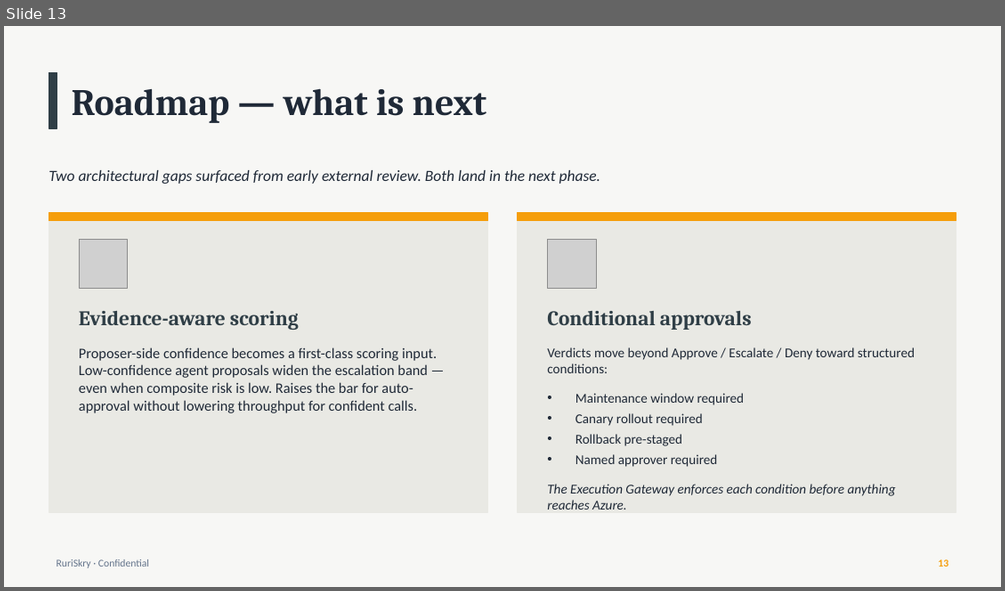
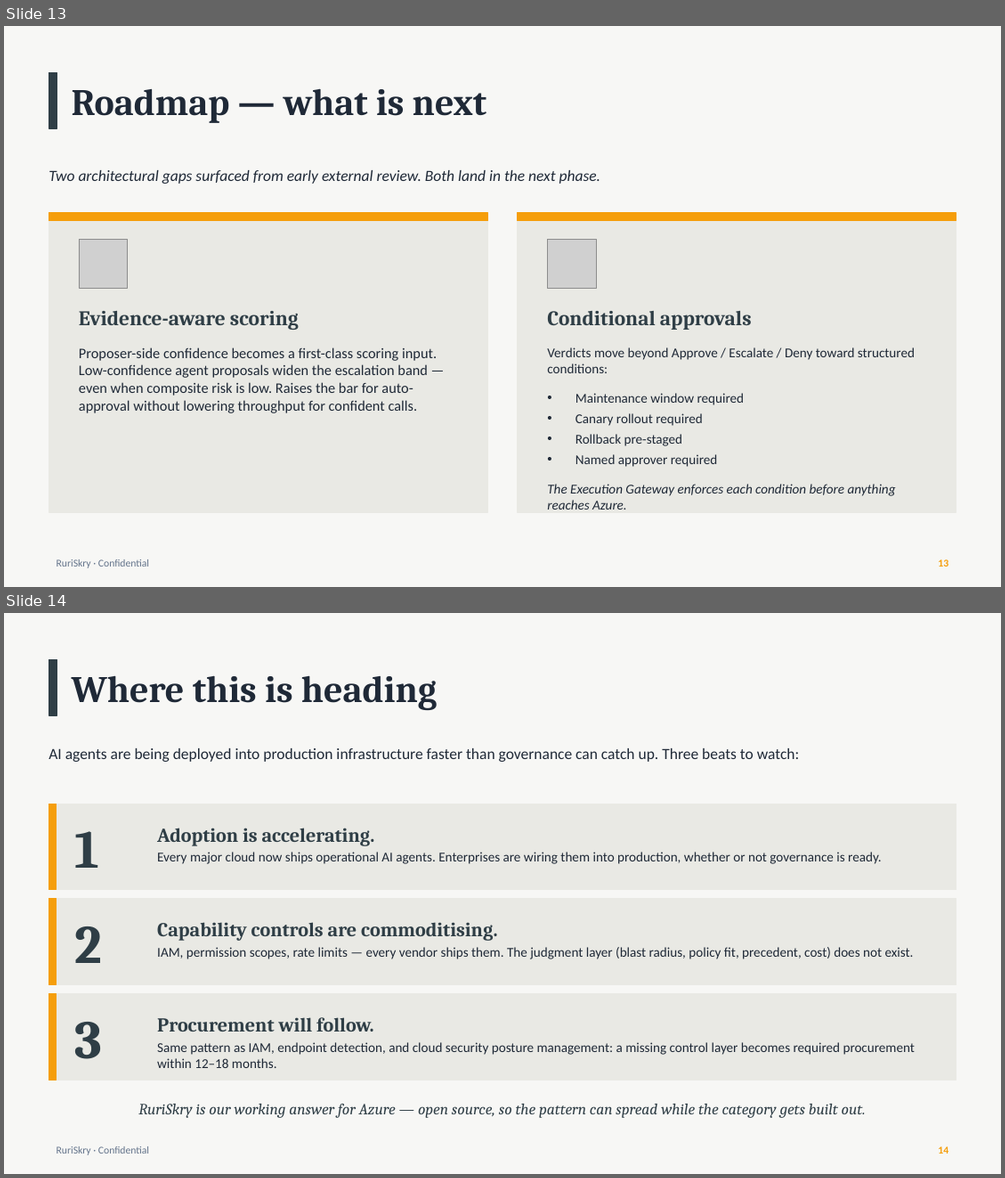
Before and after one commit to psc0des/sentinellayer, a slide deck: docs/RuriSkry-Exec-Deck.pptx. Shown one above the other, each under a label of ours: slide 13 before the commit, slides 13 and 14 after it. The pictures are 1005x591 and 1005x1178 pixels, drawn with LibreOffice and Linux fonts; fonts in the diff are those of the drawing; grey boxes stand for pictures. Boxes give left, top, right and bottom in pixels: in the first picture for what was removed or moved away, otherwise in the second. Text is boxed around its words. In the diff, an @@ line names an element or a change of style, - is before the commit and + after.

```diff
--- a/docs/RuriSkry-Exec-Deck.pptx
+++ b/docs/RuriSkry-Exec-Deck.pptx
@@ slide 14 added at [4, 613, 1001, 1174], background #F7F7F5 @@
@@ rectangle added at [48, 660, 57, 715], fill #2F3E46, outline #2F3E46 1 pt @@
@@ text added at [72, 675, 437, 711], 36 pt, text #1F2937, bold @@
+Where this is heading
@@ text added at [48, 748, 799, 762], 15 pt, text #1F2937 @@
+AI agents are being deployed into production infrastructure faster than governance can catch up. Three beats to watch:
@@ rectangle added at [48, 803, 956, 890], fill #E9E9E4, outline #E9E9E4 1 pt @@
@@ rectangle added at [48, 803, 57, 890], fill #F59E0B, outline #F59E0B 1 pt @@
@@ text added at [75, 831, 100, 868], 52 pt, text #2F3E46, bold @@
+1
@@ text added at [157, 827, 375, 846], 19 pt, text #2F3E46, bold @@
+Adoption is accelerating.
@@ text added at [157, 852, 881, 864], 13 pt, text #1F2937 @@
+Every major cloud now ships operational AI agents. Enterprises are wiring them into production, whether or not governance is ready.
@@ rectangle added at [48, 899, 956, 985], fill #E9E9E4, outline #E9E9E4 1 pt @@
@@ rectangle added at [48, 899, 57, 985], fill #F59E0B, outline #F59E0B 1 pt @@
@@ text added at [75, 926, 103, 963], 52 pt, text #2F3E46, bold @@
+2
@@ text added at [157, 922, 498, 941], 19 pt, text #2F3E46, bold @@
+Capability controls are commoditising.
@@ text added at [157, 947, 914, 959], 13 pt, text #1F2937 @@
+IAM, permission scopes, rate limits — every vendor ships them. The judgment layer (blast radius, policy fit, precedent, cost) does not exist.
@@ rectangle added at [48, 994, 956, 1079], fill #E9E9E4, outline #E9E9E4 1 pt @@
@@ rectangle added at [48, 994, 57, 1079], fill #F59E0B, outline #F59E0B 1 pt @@
@@ text added at [75, 1022, 103, 1059], 52 pt, text #2F3E46, bold @@
+3
@@ text added at [157, 1017, 374, 1031], 19 pt, text #2F3E46, bold @@
+Procurement will follow.
@@ text added at [157, 1042, 914, 1068], 13 pt, text #1F2937 @@
+Same pattern as IAM, endpoint detection, and cloud security posture management: a missing control layer becomes required procurement within 12–18 months.
@@ text added at [138, 1103, 866, 1118], 15 pt, text #2F3E46, italic @@
+RuriSkry is our working answer for Azure — open source, so the pattern can spread while the category gets built out.
@@ text added at [57, 1146, 149, 1155], 10 pt, text #64748B @@
+RuriSkry · Confidential
@@ text added at [938, 1146, 948, 1153], 10 pt, text #F59E0B, bold @@
+14
```
Also in this commit, not shown: 7 slides changed, 1 slide removed, 1 other file.
